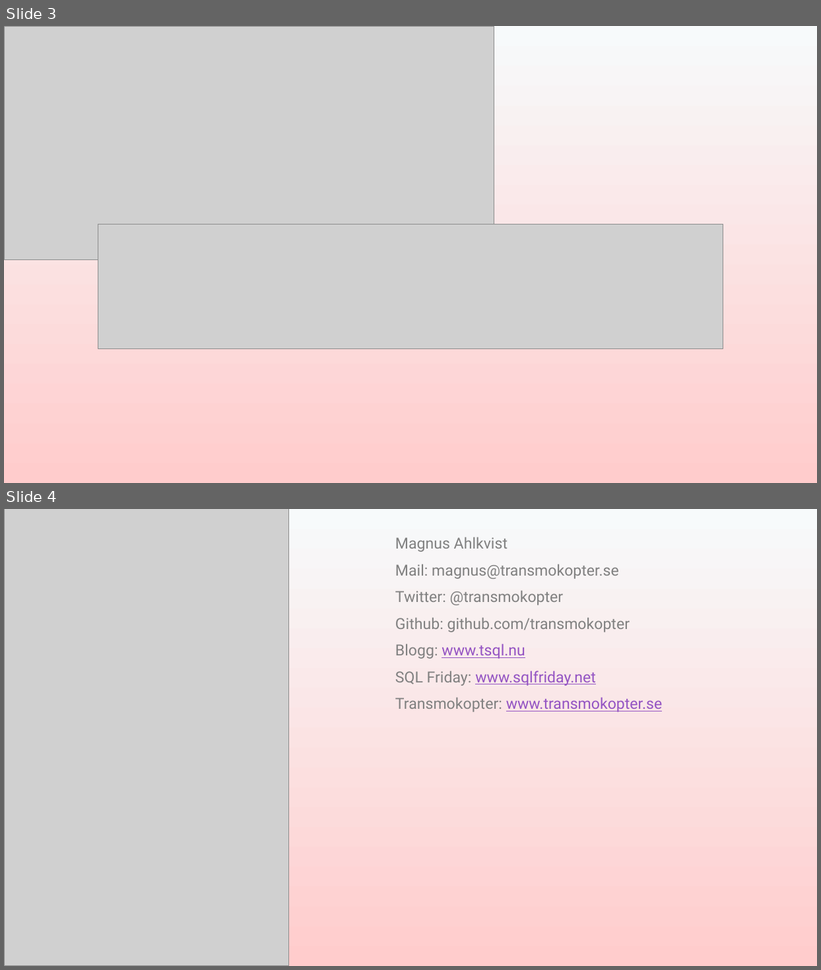
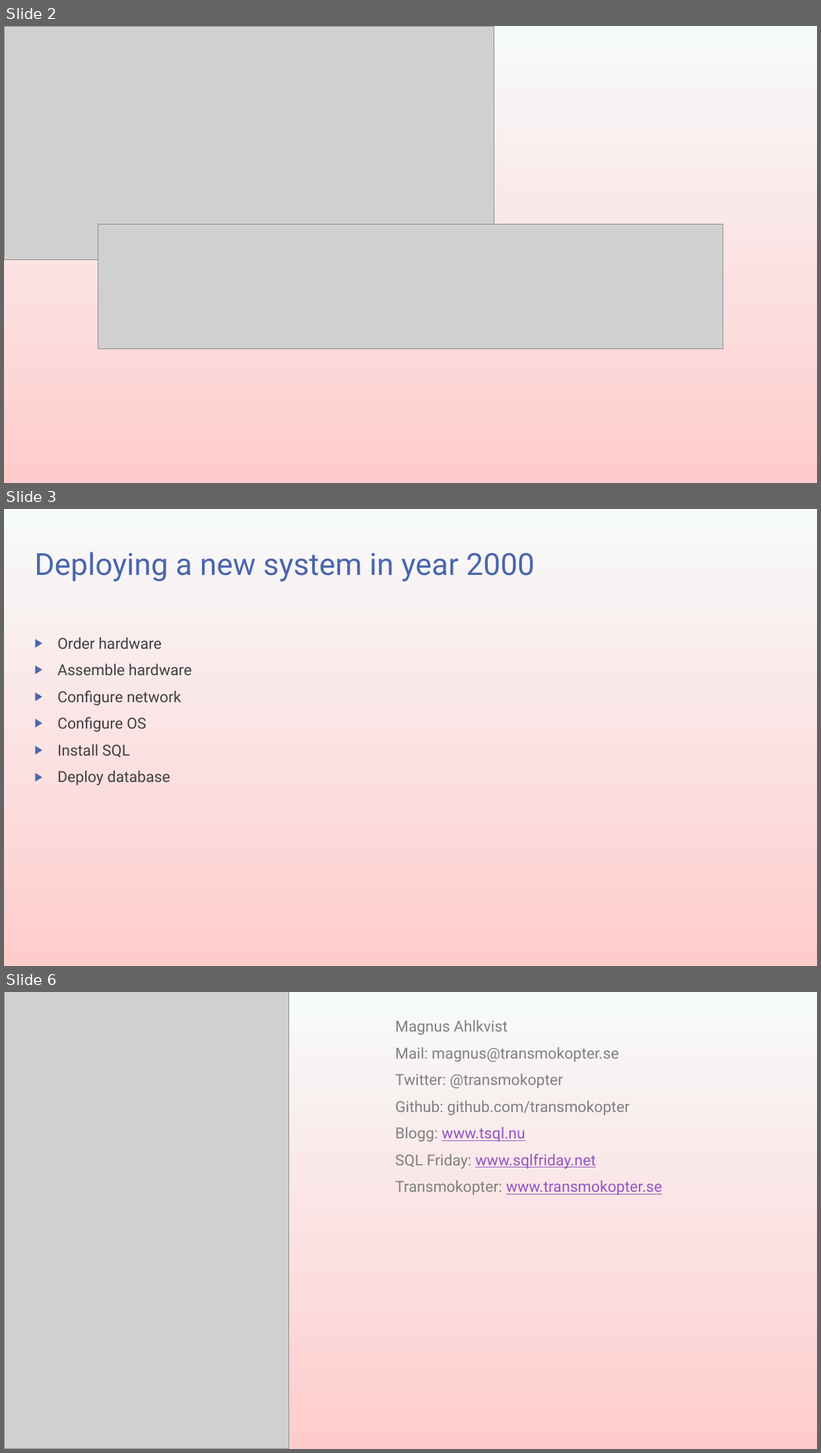
Before and after one commit to transmokopter/Presentations, a slide deck: sql-in-azure-containers/presentation/sql-in-azure-containers.pptx. Shown one above the other, each under a label of ours: slides 3 and 4 before the commit, slides 2, 3 and 6 after it; the slides between them are not shown. The pictures are 821x970 and 821x1453 pixels, drawn with LibreOffice and Linux fonts; fonts in the diff are those of the drawing; grey boxes stand for pictures; background and template pictures are left out. Boxes give left, top, right and bottom in pixels: in the first picture for what was removed or moved away, otherwise in the second. Text is boxed around its words. In the diff, an @@ line names an element or a change of style, - is before the commit and + after.

```diff
--- a/sql-in-azure-containers/presentation/sql-in-azure-containers.pptx
+++ b/sql-in-azure-containers/presentation/sql-in-azure-containers.pptx
@@ slide 3 added at (4,509,817,966), background gradient #F7FAFB to #FFCCCC @@
@@ text added at (34,552,535,582), 36 pt, text #4A66AC @@
+Deploying a new system in year 2000
@@ text added at (57,637,192,786), 18 pt, text #404040 @@
+▶ Order hardware
+▶ Assemble hardware
+▶ Configure network
+▶ Configure OS
+▶ Install SQL
+▶ Deploy database
@@ what was slide 3 is now slide 2 @@
@@ what was slide 4 is now slide 6 @@
```
Also in this commit, not shown: 1 slide changed, 7 other slides added, 1 slide removed, 47 other files.
